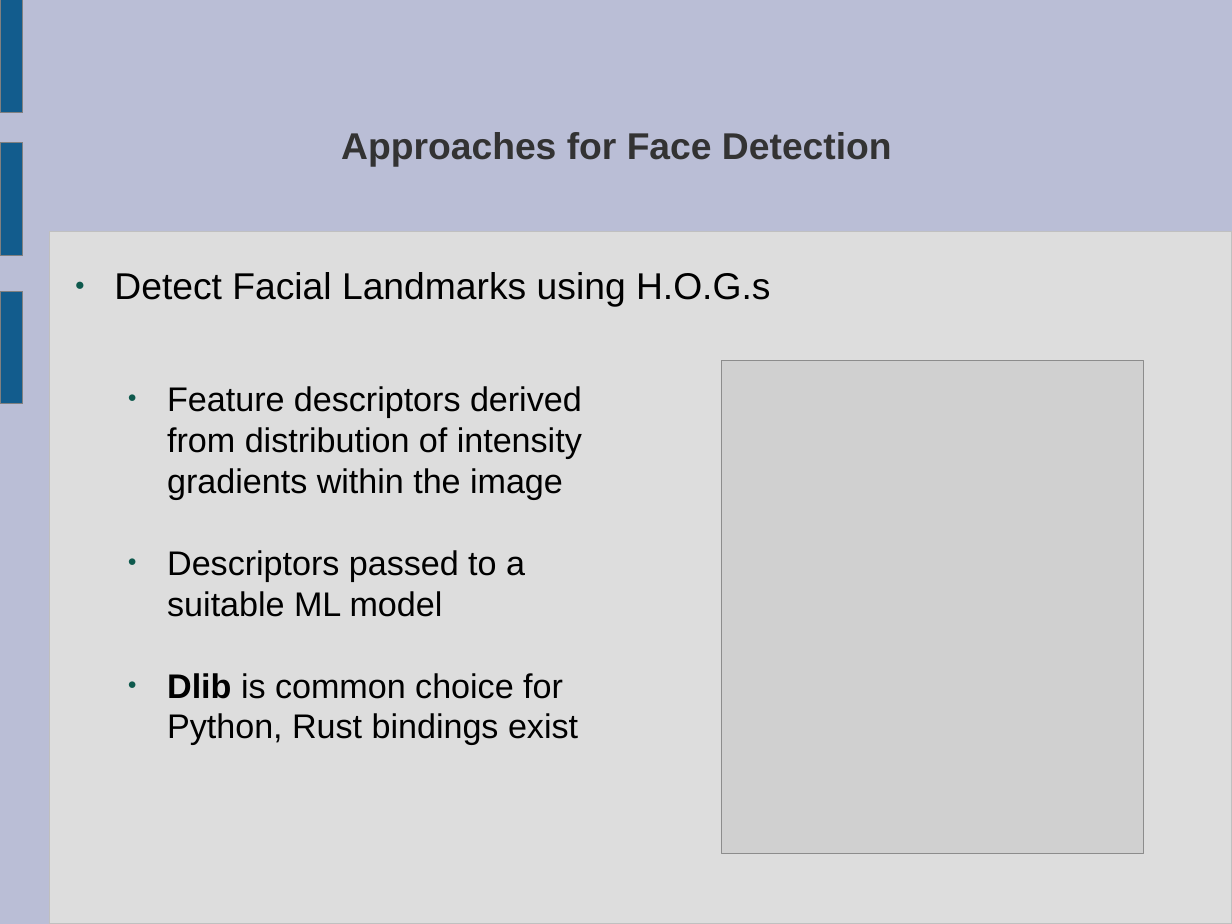
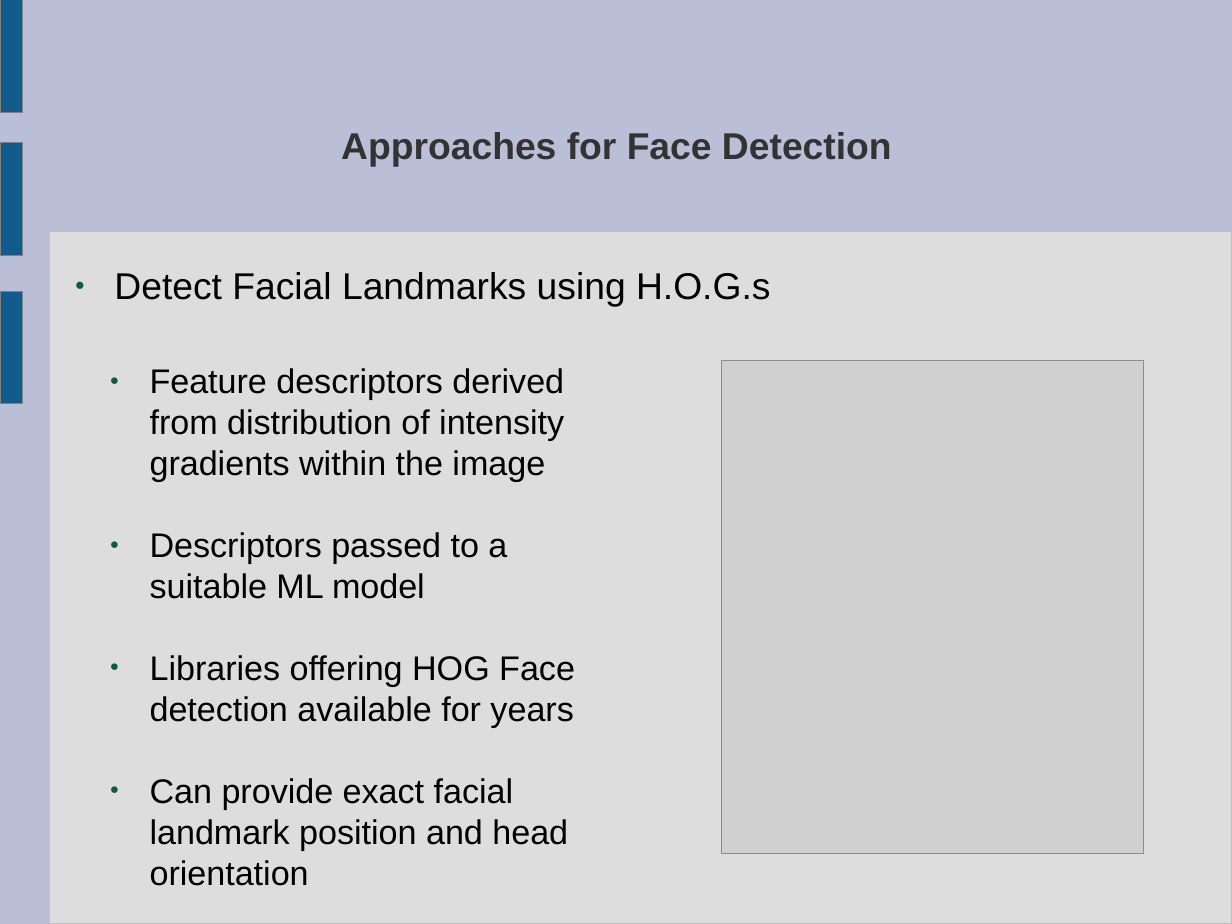
Before and after one commit to Payne325/Talks, a slide deck: slide 4 of bongosero/Games Wales/Games Wales Presentation.odp. Drawn at 1232x924 pixels with LibreOffice and Linux fonts; fonts in the diff are those of the drawing; grey boxes stand for pictures. Boxes give left, top, right and bottom in pixels: in the first picture for what was removed or moved away, otherwise in the second. Text is boxed around its words. In the diff, an @@ line names an element or a change of style, - is before the commit and + after.

```diff
--- a/bongosero/Games Wales/Games Wales Presentation.odp
+++ b/bongosero/Games Wales/Games Wales Presentation.odp
@@ text "Feature descriptors derived from distribution ...": place and size @@
-text "Feature descriptors derived from distribution ..." at [167, 386, 582, 745]
+text "Feature descriptors derived from distribution ..." at [150, 368, 575, 886]
@@ text at [150, 655, 575, 886]: text changed @@
-● Dlib is common choice for Python, Rust bindings exist
+● Libraries offering HOG Face detection available for years
+● Can provide exact facial landmark position and head orientation
```
Also in this commit, not shown: 6 other slides changed, 6 slides added, 6 slides removed, 1 other file.
